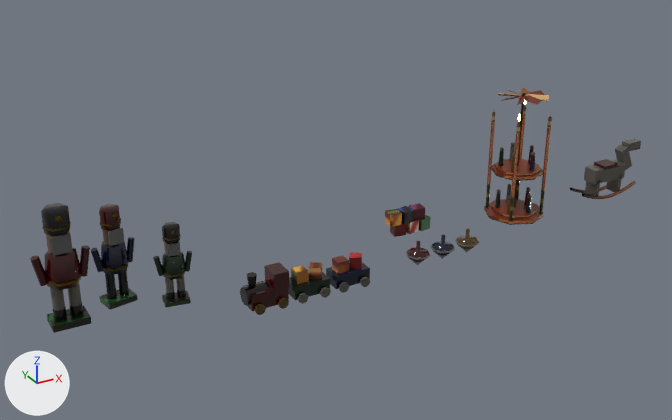
Two versions of the glTF model site/public/models/prop_deco_spielzeug.lite.glb, one commit apart.
Rendered twice from a 50 mm lens placed at (-1.37, -2.193, 1.277), pointed at (-0.138, 0.047, 0.157). Every picture has the same lights, and +X, +Y and +Z are marked at lower left. The older version comes first. Where no turn or scale is listed for an object, it has been applied to the vertices. Vertices at exactly the same position are counted once.

Objects in the first picture: 'prop_deco_spielzeug_static', 'rot_pyramid_mesh'.
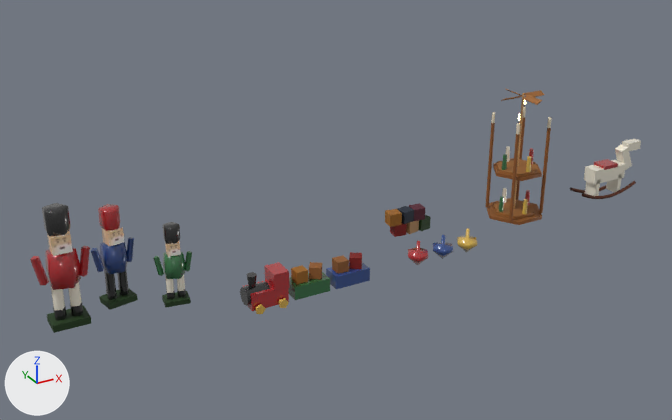
Where the newer file only moved an object's origin or applied its transform, the numbers keep the older frame.

Boxes (x1, y1, x2, y2) around the edits, measured in the pictures (672 x 420 px; the box of a moved part takes in the faces that stretch with it):
'rot_pyramid_mesh', reshaped (10% narrower)
    before: (492, 88, 549, 218)
    after: (493, 89, 544, 219)
part 1 of me_prop_deco_spielzeug_static, deleted
    before: (42, 214, 370, 304)
part 2 of me_prop_deco_spielzeug_static, cut back
    before: (30, 203, 289, 321)
    after: (31, 203, 185, 321)
part 3 of me_prop_deco_spielzeug_static, cut back
    before: (406, 100, 551, 265)
    after: (408, 107, 551, 265)
part 4 of me_prop_deco_spielzeug_static, surface changed
    before: (47, 117, 641, 333)
    after: (44, 108, 641, 333)
part 5 of me_rot_pyramid_mesh, moved or reshaped
    before: (506, 187, 511, 202)
    after: (502, 188, 507, 203)
part 6 of me_rot_pyramid_mesh, moved or reshaped
    before: (495, 193, 500, 208)
    after: (499, 196, 504, 212)
part 7 of me_rot_pyramid_mesh, moved or reshaped
    before: (525, 198, 531, 213)
    after: (522, 199, 528, 214)
part 8 of me_rot_pyramid_mesh, moved or reshaped
    before: (509, 146, 515, 161)
    after: (505, 146, 510, 162)
part 9 of me_rot_pyramid_mesh, moved or reshaped
    before: (498, 151, 504, 166)
    after: (502, 154, 507, 170)
part 10 of me_rot_pyramid_mesh, moved or reshaped
    before: (529, 156, 535, 171)
    after: (526, 156, 531, 172)
part 11 of me_rot_pyramid_mesh, deleted
    before: (497, 88, 549, 214)
part 12 of me_rot_pyramid_mesh, moved or reshaped
    before: (492, 158, 540, 218)
    after: (493, 158, 539, 219)
part 13 of me_rot_pyramid_mesh, surface changed
    both: (506, 90, 544, 208)

The edits, one by one:
me_prop_deco_spielzeug_static is used by ob_prop_deco_spielzeug_static; location (0.007, -0.006, 0.192).
me_prop_deco_spielzeug_static had 1681 vertices, 3022 faces and spanned x -1.03..1.03, y -0.16..0.16, z -0.19..0.19.
me_prop_deco_spielzeug_static now has 962 vertices, 1583 faces and spans x -1.03..1.03, y -0.16..0.14, z -0.19..0.19.
me_prop_deco_spielzeug_static part 1: 15 loose pieces with 342 vertices, spanning x -0.99..0.61, y -0.16..0.14, z -0.19..0.16, are deleted.
me_prop_deco_spielzeug_static part 2: 62 vertices moved from x -1.01..-0.65, y 0.0..0.14, z -0.16..0.14 to x -1.01..-0.66, y -0.01..0.14, z -0.16..0.14; 270 vertices removed from x -1.03..-0.41, y -0.16..0.15, z -0.19..0.14; 59 vertices added at x -0.99..-0.65, y 0.0..0.12, z -0.18..0.09.
me_prop_deco_spielzeug_static part 3: 22 vertices moved from x 0.02..0.61, y -0.14..0.16, z -0.19..0.17 to x 0.03..0.61, y -0.14..0.14, z -0.19..0.17; 214 vertices removed from x 0.01..0.61, y -0.15..0.16, z -0.19..0.18; 48 vertices added at x 0.03..0.61, y -0.14..0.14, z -0.19..0.15.
me_prop_deco_spielzeug_static part 4: 848 kept faces spanning x -1.01..1.03, y -0.15..0.14, z -0.19..0.16 get new texture (UV) coordinates.
Other edits to the shape of me_prop_deco_spielzeug_static do not show in these pictures.
me_rot_pyramid_mesh is used by ob_rot_pyramid_mesh; location (0.55, 0.05, 0.21).
me_rot_pyramid_mesh had 448 vertices, 772 faces and spanned x -0.08..0.08, y -0.08..0.08, z -0.21..0.21.
me_rot_pyramid_mesh now has 164 vertices, 268 faces and spans x -0.08..0.08, y -0.08..0.08, z -0.21..0.21.
me_rot_pyramid_mesh part 5: the loose piece of 12 vertices spanning x 0.008..0.026, y 0.045..0.06, z -0.19..-0.14 is moved by (-0.017, 0.003, 0.0).
me_rot_pyramid_mesh part 6: the loose piece of 12 vertices spanning x -0.054..-0.036, y 0.025..0.04, z -0.19..-0.14 is moved by (-0.011, -0.032, 0.0).
me_rot_pyramid_mesh part 7: the loose piece of 12 vertices spanning x 0.008..0.026, y -0.06..-0.045, z -0.19..-0.14 is moved by (-0.017, -0.003, 0.0).
me_rot_pyramid_mesh part 8: the loose piece of 12 vertices spanning x 0.008..0.026, y 0.045..0.06, z -0.04..0.01 is moved by (-0.017, 0.003, 0.0).
me_rot_pyramid_mesh part 9: the loose piece of 12 vertices spanning x -0.054..-0.036, y 0.025..0.04, z -0.04..0.01 is moved by (-0.011, -0.032, 0.0).
me_rot_pyramid_mesh part 10: the loose piece of 12 vertices spanning x 0.008..0.026, y -0.06..-0.045, z -0.04..0.01 is moved by (-0.017, -0.003, 0.0).
me_rot_pyramid_mesh part 11: 16 loose pieces with 276 vertices, spanning x -0.064..0.064, y -0.064..0.064, z -0.19..0.206, are deleted.
Part 12, on me_rot_pyramid_mesh:
18 vertices are removed from x -0.053..0.053, y -0.075..0.075, z -0.198..-0.04.
52 faces are deleted.
6 vertices move from x 0.0..0.053, y -0.075..0.053, z -0.198..-0.048 to x -0.038..0.038, y -0.065..0.065, z -0.198..-0.048.
4 vertices are added at (-0.038, 0.065, -0.19), (-0.038, 0.065, -0.198), (-0.038, 0.065, -0.04), (-0.038, 0.065, -0.048).
6 new vertices lie (0.0, 0.0, 0.008) away from vertices in x 0.0..0.053, y -0.075..0.053, z -0.198..-0.048.
36 new faces join them, mat_vendor_atlas.
me_rot_pyramid_mesh part 13: 112 kept faces spanning x -0.08..0.08, y -0.08..0.08, z -0.21..0.21 get new texture (UV) coordinates.
